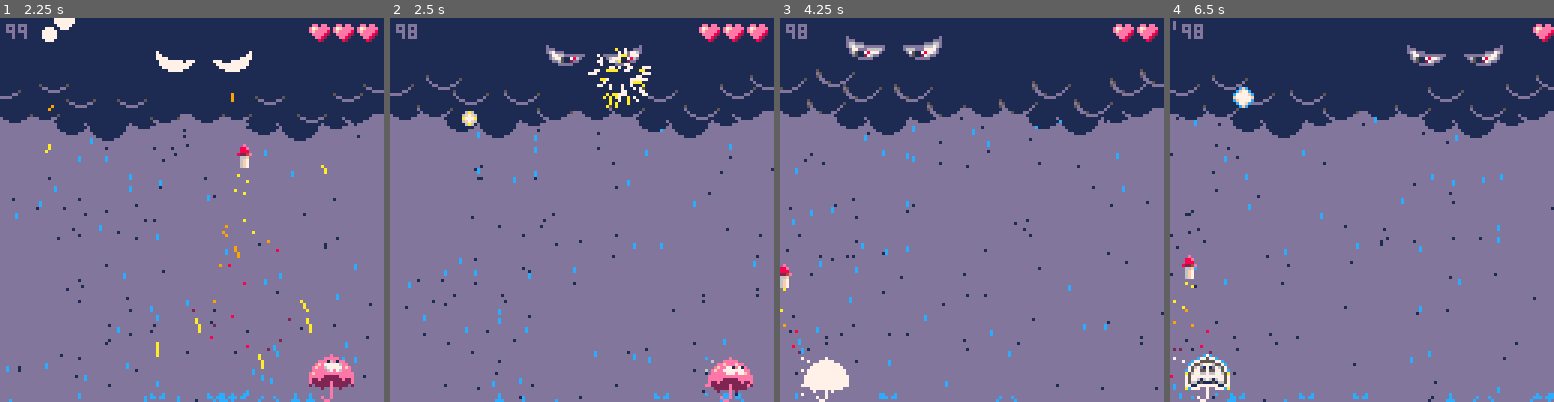
Above: before the commit, frames 1-4 (left to right).
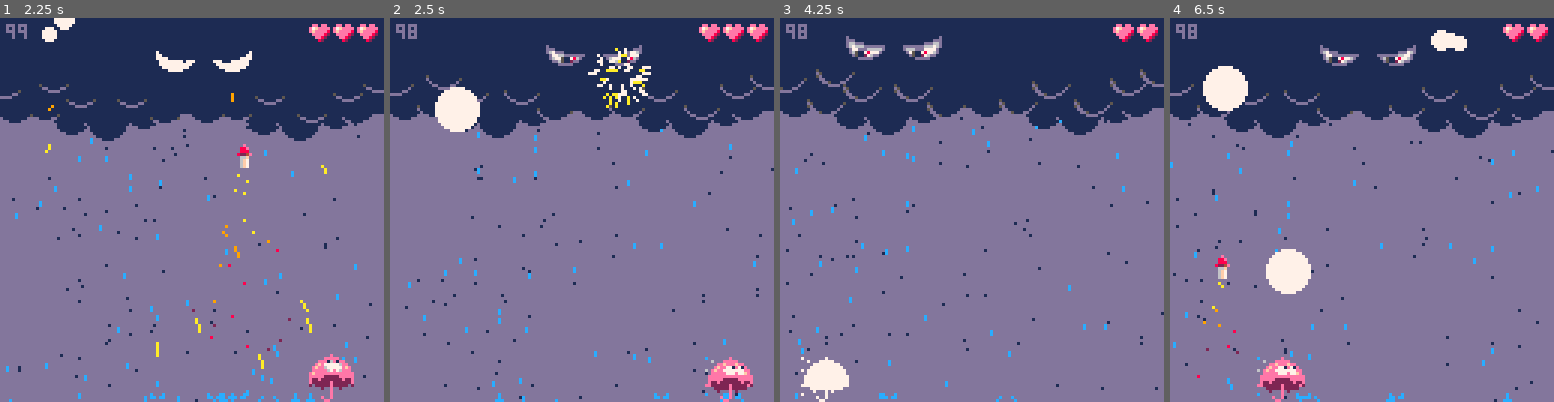
Above: after the commit, the same moments.

Repository: evilpaper/thunderbella
Game: PICO-8 cartridge thunderbella.p8
Same seed, same stepped clock (60 frames per second), same inputs: the game is played once before the commit and once after it.
Inputs:
- Up to frame 1 (2.25 s): tap X (X key) at 0.33, 1.07, 1.85 s; hold Right 1.6-2.1 s
- Up to frame 2 (2.5 s): hold Right from 2.47 s (still down)
- Up to frame 3 (4.25 s): tap X (X key) at 2.97, 4.08 s; release Right at 3.03 s; hold Left 3.08-3.58 s; hold Right from 4.02 s (still down)
- Up to frame 4 (6.5 s): release Right at 4.68 s; hold Left 5.08-5.68 s; tap X (X key) at 5.2, 6.32 s; hold Right from 6.08 s (still down)

Frame 1 is identical in both runs. In frame 2, 1.0% of the frame differs, in the area x 11-24%, y 17-30%; in frame 3, 0.2%; in frame 4, 9.8%, in the area x 0-100%, y 0-100%.

Commit message:
Splitted thunderbolts in two sizes, pang style

Diff:
--- a/thunderbella.p8
+++ b/thunderbella.p8
@@ -146,7 +146,7 @@
 scene.update[2] = function()
   update_rockets()
   if t>60 and x_btn then
-    sfx(sfx_game_over)
+    sfx(sfx_game_on)
     _init()
     scene.cycle(1)
   end
@@ -197,6 +197,10 @@
    for rocket in all(rockets) do
     if collide(thunderbolt,rocket) then
      create_firework(rocket.x,rocket.y)
+     if (thunderbolt.age==0) then
+      create_thunderbolt(thunderbolt.x,thunderbolt.y, 1, -1.6, 1, 4)
+      create_thunderbolt(thunderbolt.x,thunderbolt.y, -1, -1.6, 1, 4)
+     end
      del(thunderbolts,thunderbolt)
      del(rockets,rocket)
      time_since_last_thunderbolt=0
@@ -260,6 +264,11 @@
    scene.cycle(2)
  end
 end
+
+function animate(thing)
+  thing.t=(thing.t+1)%thing.step
+  if (thing.t==0) thing.frame=thing.frame%#thing.sprite+1
+end
 -------------------------------
 
 --- create functions ----------
@@ -308,14 +317,20 @@
 
  if count(thunderbolts) < max_number_of_thunderbolts
   and time_since_last_thunderbolt > time_to_next_thunderbolt then
-    create_thunderbolt()
+    local x = 16+rnd(96)
+    local y = 18
+    local dx = rnd(1.2)+0.4
+    local dy = rnd(1.4)+0.4
+    local age = 0
+    local radius = 8
+    create_thunderbolt(x,y, dx, dy, age, radius)
     time_since_last_thunderbolt=0
  end
  time_since_last_thunderbolt+=1
 end
 
 function shoot_rocket()
-  if btnp(5) then create_rocket() end
+  if btnp(5) and p.state!="electric" then create_rocket() end
 end
 
 function create_splash(x,y)
@@ -348,14 +363,16 @@
  add(puffts,pufft)
 end
 
-function create_thunderbolt()
+function create_thunderbolt(x,y,dx,dy,age,radius)
  local thunderbolt={
   t=0,
-  sp=48,
-  x=16+rnd(96),
-  y=18,
-  dx=rnd(1.2)+0.4,
-  dy=rnd(1.4)+0.4,
+  sprite={48,49,50,51},
+  x=x, -- 16+rnd(96)
+  y=y, -- 18
+  dx=dx,
+  dy=dy,
+  age=age,
+  radius=radius,
   dy_bounce=-2.5-rnd(1),
   hitbox={x=0,y=0,w=7,h=7}
  }
@@ -518,10 +535,13 @@
   l.t+=1
   l.x+=l.dx
   l.y+=l.dy
-  l.sp+=1
-  if l.sp==52 then
-   l.sp=48
-  end
+  -- l.sp+=1
+
+  --if l.sp==52 then
+  -- l.sp=48
+  --end
+
+  -- animate(l)
 
   l.dy+=0.08
 
@@ -848,7 +868,7 @@
 end
 
 function draw_player()
-  if (isFlashing(p)) then
+  if (isflashing(p)) then
     for i=1,15 do
       pal(i,7)
     end
@@ -902,7 +922,7 @@
   spr(boss.right_pupil_sprite,boss.right_pupil_x,boss.right_pupil_y)
 end
 
-function isFlashing(thing)
+function isflashing(thing)
   if (thing.flashing_timer>0) and (abs(t % 12) < 6) then
     thing.flashing_timer=thing.flashing_timer-1
     return true
@@ -912,7 +932,7 @@
 end
 
 function draw_boss()
-  if (isFlashing(boss)) then
+  if (isflashing(boss)) then
     for i=1,15 do
       pal(i,7)
     end
@@ -939,11 +959,24 @@
 
 function draw_thunderbolts()
   for l in all(thunderbolts) do
+
    if (l.t == 1) then
     circfill(l.x,l.y,25,7)
    end
-   spr(l.sp,l.x,l.y)
-   --  this part just draw the hitboxm used to test
+
+    if (t%6==0) or (t%6==1) then
+      circ(l.x,l.y,l.radius,12)
+      circfill(l.x,l.y,l.radius-1,7)
+    elseif (t%6==2) or (t%6==3) then
+      circfill(l.x,l.y,l.radius-1,7)
+    else
+      circ(l.x,l.y,l.radius,12)
+      circfill(l.x+2,l.y+2,2,12)
+    end
+   -- spr(l.sprite[l.frame],l.x,l.y)
+
+   -- spr(l.sp,l.x,l.y)
+   --  this part just draw the hitbox, used to test
    --  rect(l.x+l.hitbox.x,l.y+l.hitbox.y,l.x+l.hitbox.x+l.hitbox.w,l.y+l.hitbox.y+l.hitbox.h,2)
    --  rectfill(l.box.x1,l.box.y1,l.box.x2,l.box.y2,3)
   end
@@ -1046,18 +1079,18 @@
 d0000000000000000000000000000000000000000000000000000000000000000078e0660088bb0b009999000440044000000000000000000000000000000000
 ddd0000000000000d000000000000000d000000000000000000000000000000007788760087e88b0099999904474447400000000000000000000000000000000
 d66ddd0000000000ddd0000000000000dd0000000000000000000000000000007f777ff70788bb8b99bbbb994492449200000000000000000000000000000000
-d67666ddddddd000d67ddd0000000000dddd00000000000000000000000000007ffff447298ebb8b9b4b88b94442444200000000000000000000000000000000
+d67666ddddddd000d67ddd0000000000dddd00000000000000000000000000007ffff447e98ebb8b9b4b88b94442444200000000000000000000000000000000
 0d7777666666d0000d7766ddddddd0000d77ddd000ddd00000511680000ddd000744447088898888b444888b4442444200000000000000000000000000000000
 0d677777777d00000d677766776d00000d67776ddddd0000000511000051178000722600888888424aaaaaa44444444400000000000000000000000000000000
 00dd67776dd0000000dd67776dd0000000dd67776dd0000000000000005112000007600089888420aaaaaaaa0550055000000000000000000000000000000000
-0000ddddd00000000000ddddd00000000000ddddd000000000000000000000000077760028842000999999990ff00ff000000000000000000000000000000000
-00006000000cfc00000afa00000000000ee0ee000000e00000000000000000000000000000000000000000000000000000000000000000000000000000000000
-00c676c000cf77c000f777f00006a600e7feeee000088e0000000000000000000000000000000000000000000000000000000000000000000000000000000000
-006f7f600c7777fc0a77777a006f7f60efeeee800008880000000000000000000000000000000000000000000000000000000000000000000000000000000000
-067777760f77777f0f77777f00a777a00eeee820008224e000000000000000000000000000000000000000000000000000000000000000000000000000000000
-006f7f600cf7777c0a77777a006f7f6000ee820000066f0000000000000000000000000000000000000000000000000000000000000000000000000000000000
-00c676c000c77fc000f777f00006a600000820000006f70000000000000000000000c00000c000c0000000000000000000000000000000000000000000000000
-00006000000cfc00000afa0000000000000000000006f700000000000000c0000000c00000cc0cc000c000c00000000000000000000000000000000000000000
+0000ddddd00000000000ddddd00000000000ddddd000000000000000000000000077760008842000999999990ff00ff000000000000000000000000000000000
+000000000000000000000000000000000ee0ee000000e00000000000000000000000000000000000000000000000000000000000000000000000000000000000
+0077770000cccc00000cc00000777700e7feeee000088e0000000000000000000000000000000000000000000000000000000000000000000000000000000000
+077777700c7777c000c77c00077cc770efeeee800008880000000000000000000000000000000000000000000000000000000000000000000000000000000000
+077777700c7777c00c7777c007cccc700eeee820008224e000000000000000000000000000000000000000000000000000000000000000000000000000000000
+077777700c7777c00c7777c007cccc7000ee820000066f0000000000000000000000000000000000000000000000000000000000000000000000000000000000
+077777700c7777c000c77c00077cc770000820000006f70000000000000000000000c00000c000c0000000000000000000000000000000000000000000000000
+0077770000cccc00000cc00000777700000000000006f700000000000000c0000000c00000cc0cc000c000c00000000000000000000000000000000000000000
 00000000000000000000000000000000000000000006f700000000000000c000000ccc000000d0000c00000c0c00000c00000000000000000000000000000000
 11111111111111111101111111111111111111110011110011111111111111111111000000000000000000000000000000000000000000000000000000000000
 11111111011111111000011110011111111111110000000011111111110111111110000000000000000000000000000000000000000000000000000000000000
Not shown, changed: the sound effects (__sfx__) section of thunderbella.p8
